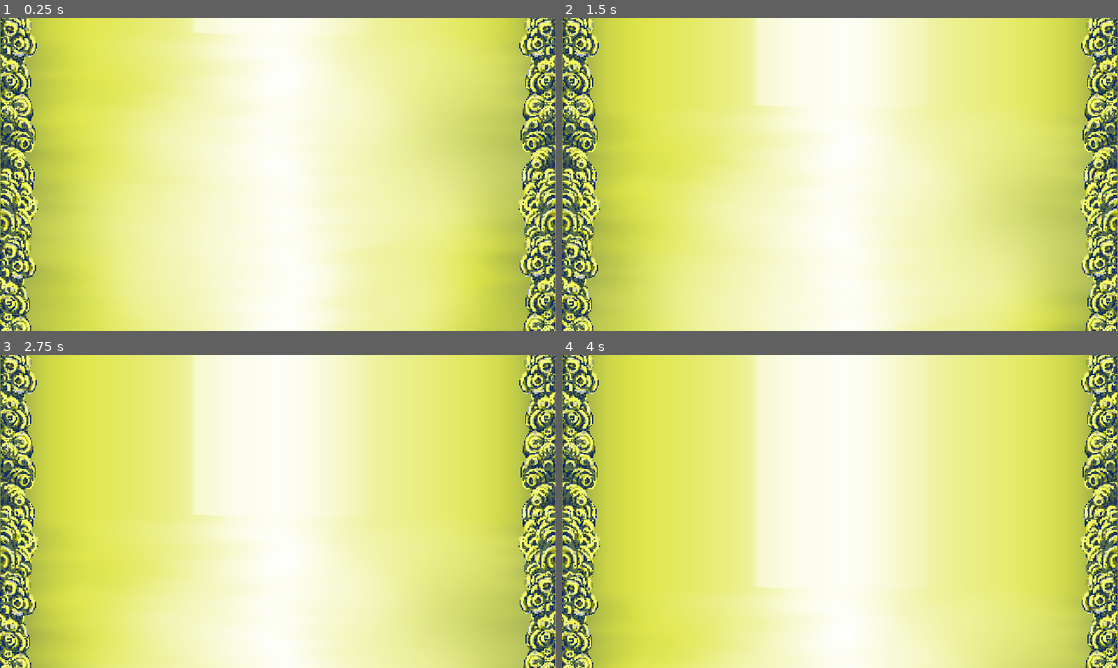
Above: before the commit, frames 1-4 (two rows, left to right).
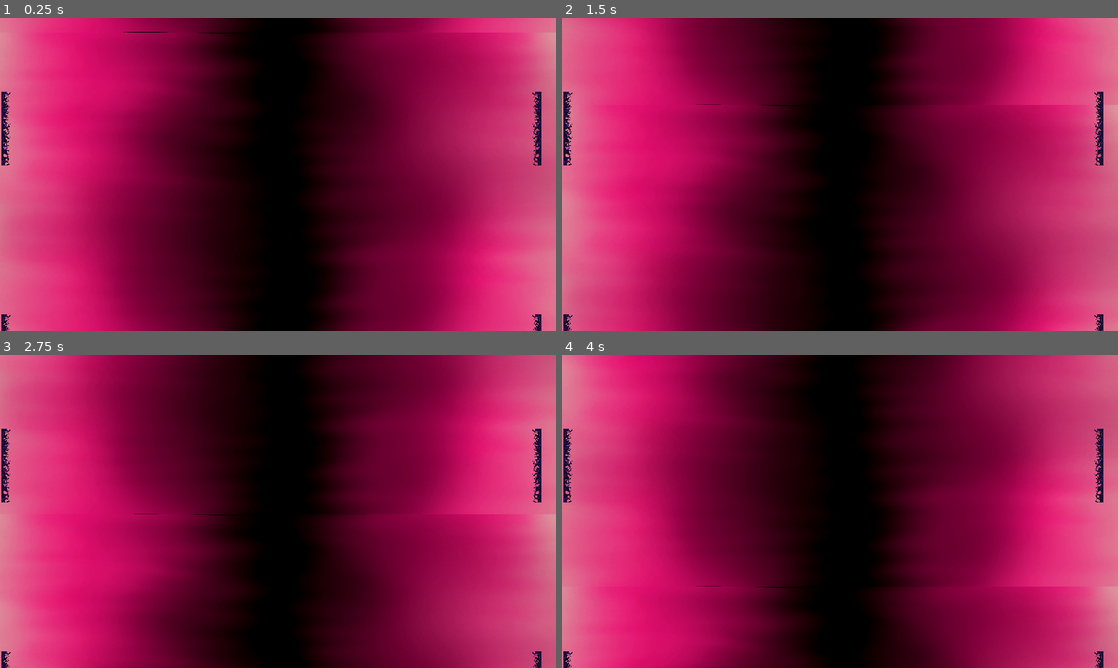
Above: after the commit, the same moments.

Repository: Seblis/Weaponized
Game: Godot game, scene res://levels/background/parallax_background.tscn
Two runs of this game, one before a commit and one after it. Both use one fixed random seed, a clock stepped at 60 frames per second and the inputs below. The project has no main scene, so this scene is started directly.
Inputs (mouse positions are in pixels of both pictures, inside the frame that each line leads up to):
- Up to frame 1 (0.25 s): no input
- Up to frame 2 (1.5 s): move the mouse to (962, 158) at 0.52 s; hold D (move_right) 0.53-1.28 s; hold Space (fire) 0.53-1.28 s; move the mouse to (728, 190) at 1.27 s; hold S (move_down) from 1.28 s (still down); tap Space (fire) at 1.35 s
- Up to frame 3 (2.75 s): move the mouse to (333, 442) at 2.02 s; release S (move_down) at 2.03 s; hold D (move_right) from 2.03 s (still down); hold Space (fire) from 2.03 s (still down)
- Up to frame 4 (4 s): move the mouse to (812, 574) at 2.77 s; release D (move_right) at 2.78 s; release Space (fire) at 2.78 s; hold W (move_up) 2.78-3.53 s; tap Space (fire) at 2.85 s; move the mouse to (1006, 558) at 3.52 s; hold A (move_left) from 3.53 s (still down); hold Space (fire) from 3.53 s (still down)

The runs differ from the first frame. In frame 1, 100% of the frame differs, in the area x 0-100%, y 0-100%; in frame 2, 100%; in frame 3, 100%; in frame 4, 100%.

Commit message:
Updated backgrounds and frame
added all biome textures,
fixed parallax background moving correctly upwards,
changed texture mirroring/looping in project settings

Diff:
--- a/levels/background/parallax_background.gd
+++ b/levels/background/parallax_background.gd
@@ -2,15 +2,19 @@
 
 # if changed remember to update the preload file location path
 @export var background_texture = preload("res://levels/background/Acid_BG.png")
+@export var frame_texture: CompressedTexture2D
 @export var slide_speed = 200
 
 @onready var sprite = $ParallaxLayer/Sprite2D
-
+@onready var left_frame = $ParallaxFrames/LeftFrame
+@onready var right_frame = $ParallaxFrames/RightFrame
 func _ready() -> void:
 	sprite.texture = background_texture
-
+	left_frame.texture = frame_texture
+	right_frame.texture = frame_texture
+	#frames.RightFrame.
 func _physics_process(delta: float) -> void:
-	sprite.region_rect.position -= delta * Vector2(0,slide_speed)
+	sprite.region_rect.position.y -= delta * slide_speed
 	# pick correct numbers for Vector2 below
-	if sprite.region_rect.position >= Vector2(1920,0):
+	if sprite.region_rect.position.y <= -2160:
 		sprite.region_rect.position = Vector2.ZERO
--- a/levels/background/parallax_background.tscn
+++ b/levels/background/parallax_background.tscn
@@ -1,13 +1,18 @@
-[gd_scene load_steps=4 format=3 uid="uid://b2bou7crdj5ri"]
+[gd_scene load_steps=6 format=3 uid="uid://b2bou7crdj5ri"]
 
 [ext_resource type="Script" path="res://levels/background/parallax_background.gd" id="1_kiemq"]
+[ext_resource type="Texture2D" uid="uid://gu4vu2x5dmyc" path="res://levels/background/Ruby_BG.png" id="2_4p07c"]
 [ext_resource type="Texture2D" uid="uid://bbgeadrbj7bdy" path="res://levels/background/Acid_BG.png" id="2_6splg"]
 [ext_resource type="Texture2D" uid="uid://c10fryjdd7pfr" path="res://levels/background/Acid_Side_BG.png" id="2_bo6i0"]
+[ext_resource type="Texture2D" uid="uid://du44r4j2kg567" path="res://levels/background/Void_Side_BG.png" id="3_ahc11"]
 
 [node name="ParallaxBackground" type="ParallaxBackground"]
 script = ExtResource("1_kiemq")
+background_texture = ExtResource("2_4p07c")
+frame_texture = ExtResource("3_ahc11")
 
 [node name="ParallaxLayer" type="ParallaxLayer" parent="."]
+motion_mirroring = Vector2(1920, 1080)
 
 [node name="Sprite2D" type="Sprite2D" parent="ParallaxLayer"]
 texture = ExtResource("2_6splg")
@@ -15,7 +20,18 @@
 region_enabled = true
 region_rect = Rect2(0, 0, 1920, 1080)
 
+[node name="ParallaxFrames" type="ParallaxLayer" parent="."]
+motion_mirroring = Vector2(0, 768)
+
+[node name="LeftFrame" type="Sprite2D" parent="ParallaxFrames"]
+position = Vector2(20, 382)
+flip_h = true
+
+[node name="RightFrame" type="Sprite2D" parent="ParallaxFrames"]
+position = Vector2(1854, 382)
+
 [node name="Frames" type="Node2D" parent="."]
+visible = false
 
 [node name="LeftFrame" type="Sprite2D" parent="Frames"]
 position = Vector2(67, 382)
--- a/project.godot
+++ b/project.godot
@@ -72,4 +72,5 @@
 [rendering]
 
 textures/canvas_textures/default_texture_filter=0
+textures/canvas_textures/default_texture_repeat=1
 renderer/rendering_method="mobile"
Binary file added: levels/background/RUBY biom_BG.png
Not shown, added: levels/background/RUBY biom_BG.png.import
Binary file added: levels/background/Ruby_BG.png
Not shown, added: levels/background/Ruby_BG.png.import
Binary file added: levels/background/Void_BG.png
Not shown, added: levels/background/Void_BG.png.import
Binary file added: levels/background/Void_Side_BG.png
Not shown, added: levels/background/Void_Side_BG.png.import
